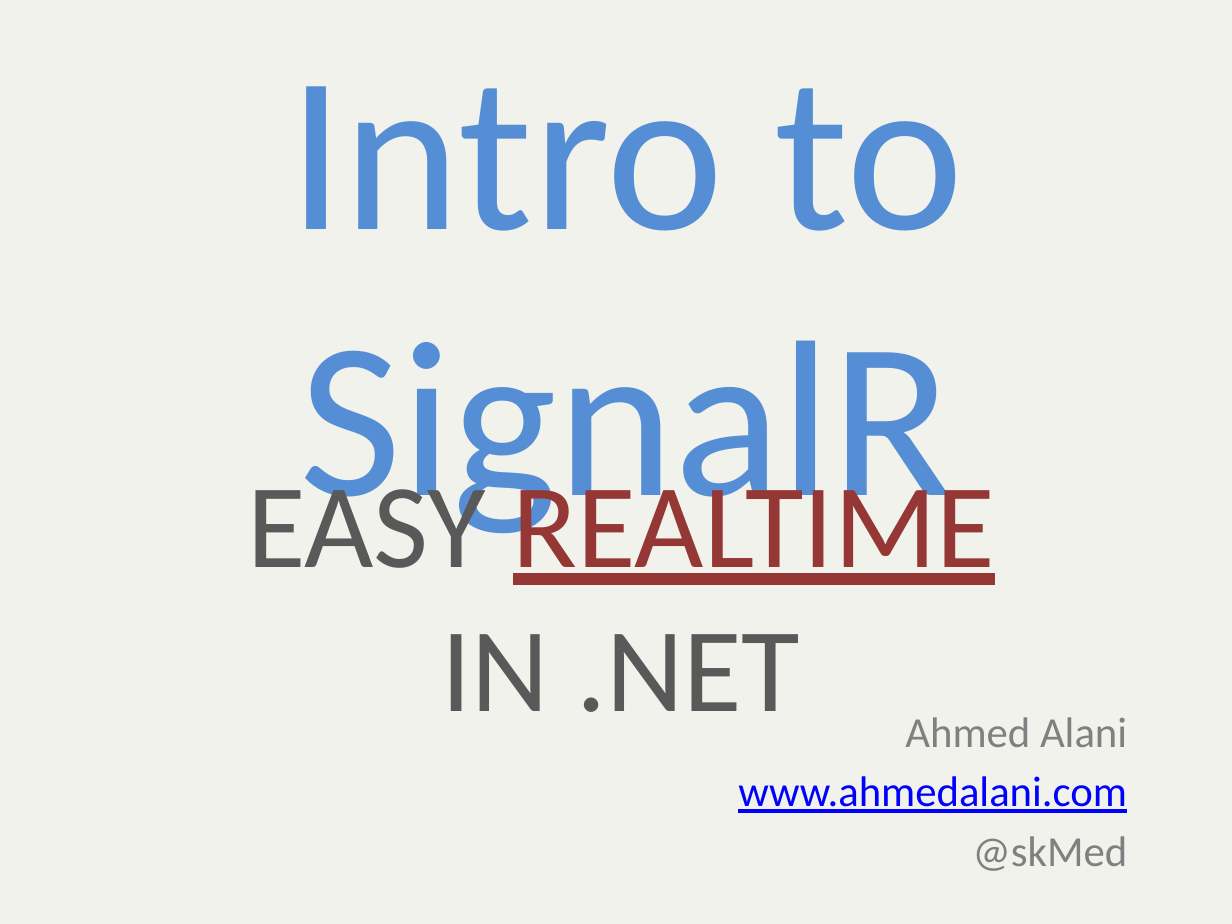
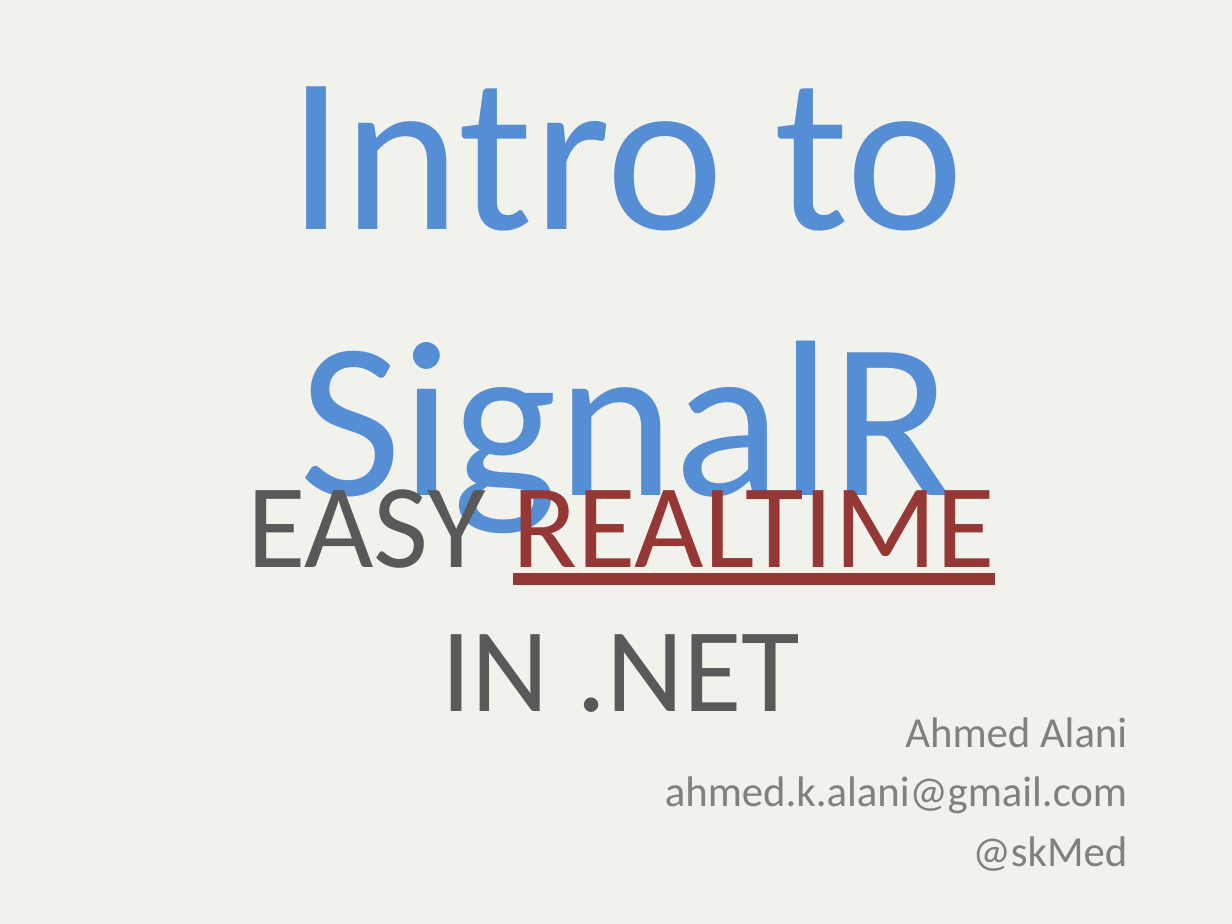
Before and after one commit to alani/Talks, a slide deck: slide 1 of SignalR-Intro/SignalRIntro.pptx. Drawn at 1232x924 pixels with LibreOffice and Linux fonts; fonts in the diff are those of the drawing. Boxes give left, top, right and bottom in pixels: in the first picture for what was removed or moved away, otherwise in the second. Text is boxed around its words. In the diff, an @@ line names an element or a change of style, - is before the commit and + after.

```diff
--- a/SignalR-Intro/SignalRIntro.pptx
+++ b/SignalR-Intro/SignalRIntro.pptx
@@ text at [665, 776, 1127, 813]: text changed; text colour #0000FF to #808080 @@
-www.ahmedalani.com
+ahmed.k.alani@gmail.com
```
Also in this commit, not shown: 1 other slide changed, 1 other file.
